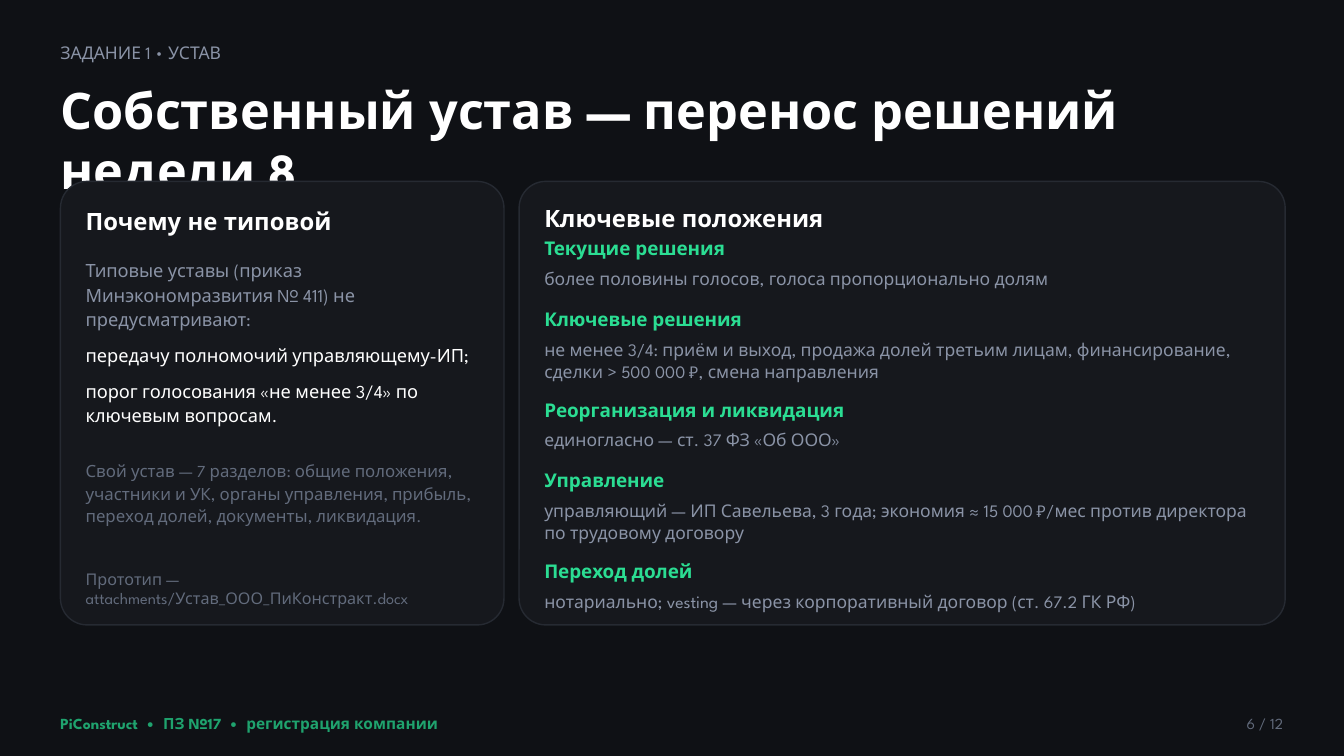
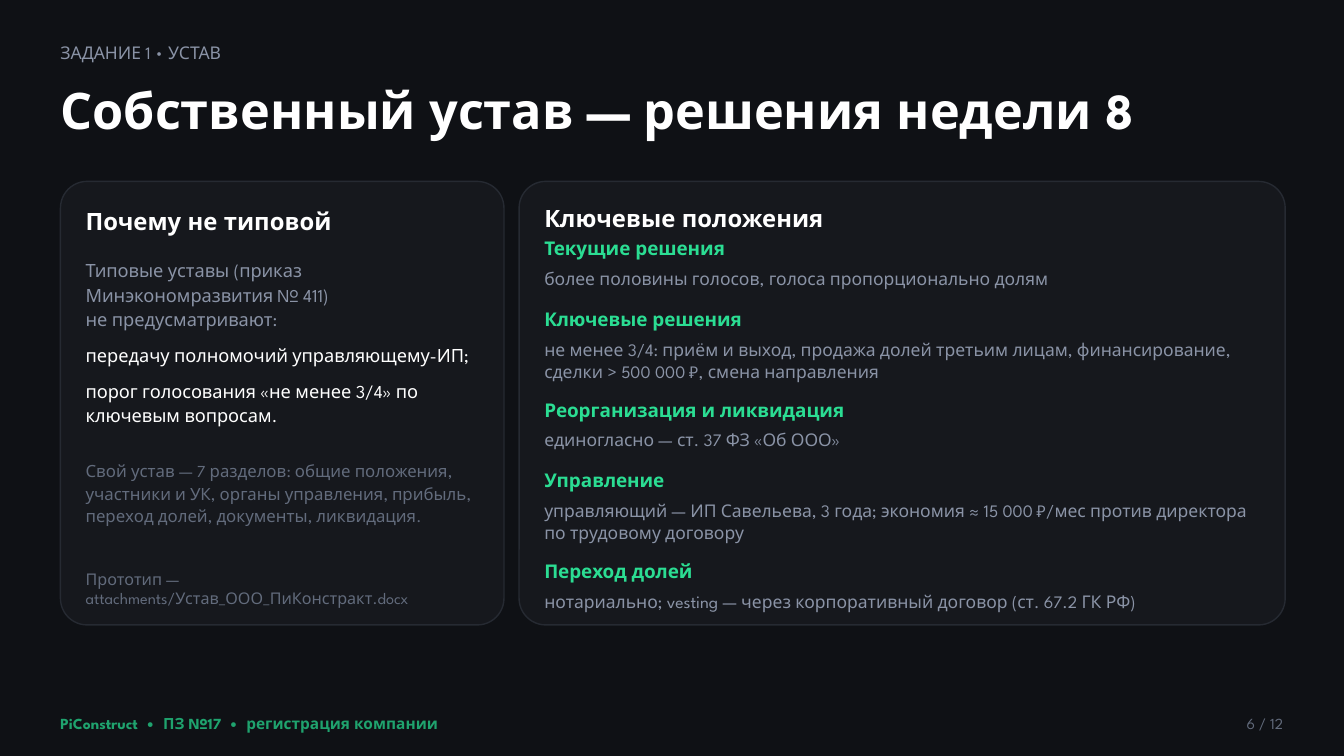
Before and after one commit to Eaglet12IQ/startup-team-1, a slide deck: slide 6 of READMEs/sem_7/week9/attachments/PiConstruct_Регистрация_ООО.pptx. Drawn at 1344x756 pixels with LibreOffice and Linux fonts; fonts in the diff are those of the drawing. Boxes give left, top, right and bottom in pixels: in the first picture for what was removed or moved away, otherwise in the second. Text is boxed around its words. In the diff, an @@ line names an element or a change of style, - is before the commit and + after.

```diff
--- a/READMEs/sem_7/week9/attachments/PiConstruct_Регистрация_ООО.pptx
+++ b/READMEs/sem_7/week9/attachments/PiConstruct_Регистрация_ООО.pptx
@@ text at [60,89,1134,141]: text changed @@
-Собственный устав — перенос решений недели 8
+Собственный устав — решения недели 8
```
Also in this commit, not shown: 8 other slides changed, 15 other files.
